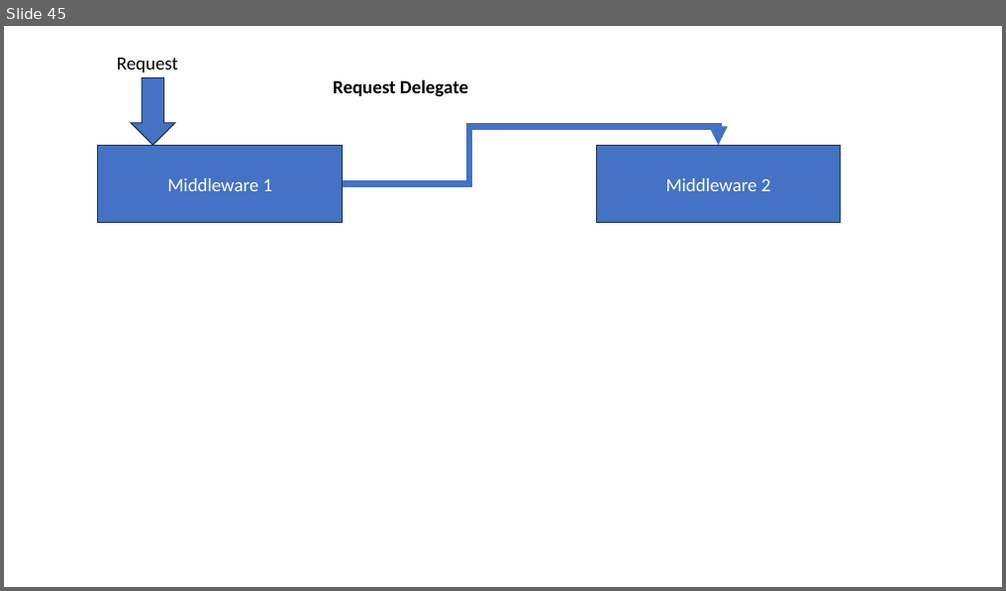
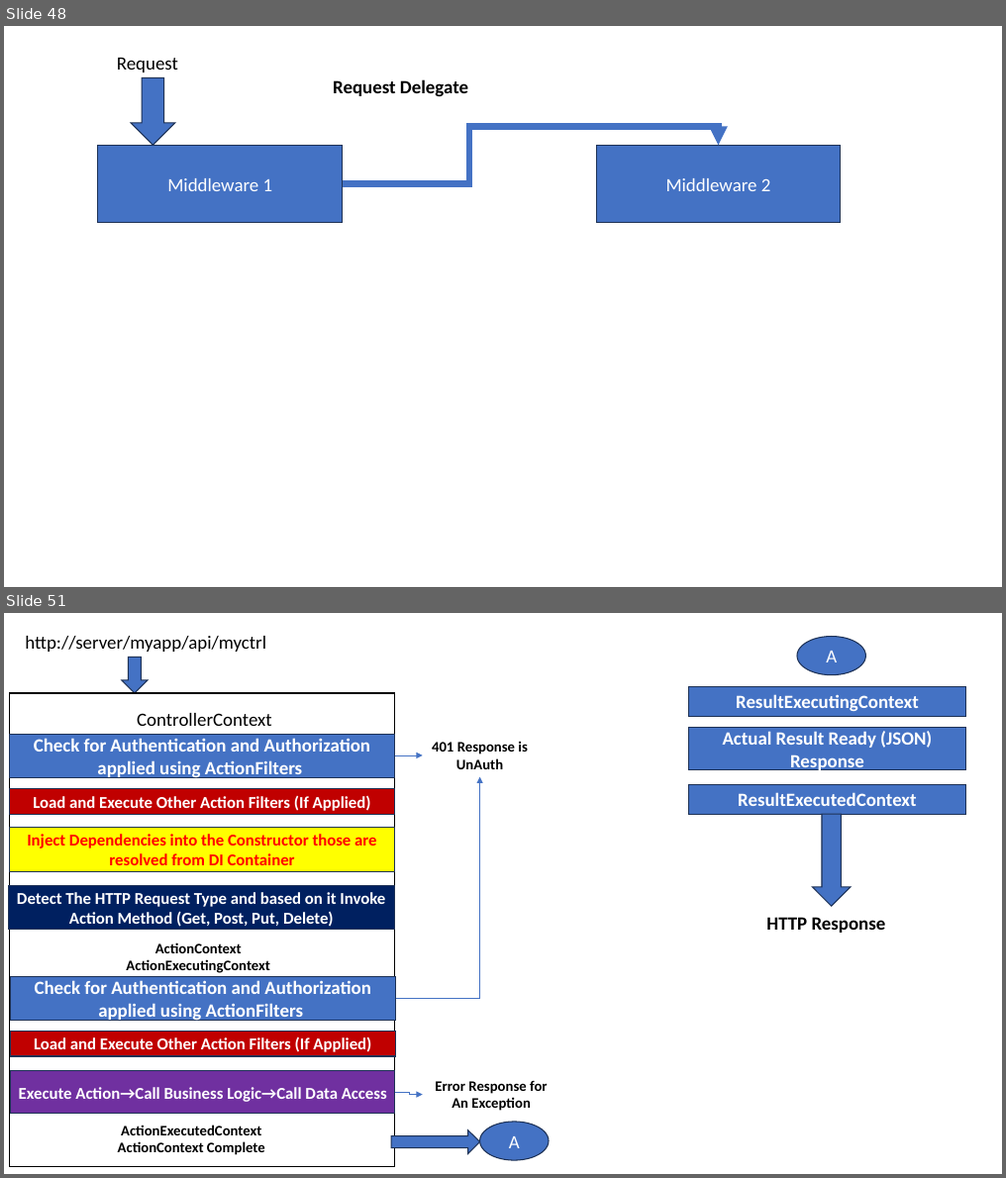
Before and after one commit to maheshsabnis/capita_sept_2023_Oct, a slide deck: Images.pptx. Shown one above the other, each under a label of ours: slide 45 before the commit, slides 48 and 51 after it; the slides between them are not shown. The pictures are 1006x591 and 1006x1178 pixels, drawn with LibreOffice and Linux fonts; fonts in the diff are those of the drawing. Boxes give left, top, right and bottom in pixels: in the first picture for what was removed or moved away, otherwise in the second. Text is boxed around its words. In the diff, an @@ line names an element or a change of style, - is before the commit and + after.

```diff
--- a/Images.pptx
+++ b/Images.pptx
@@ slide 51 added at (x1=4, y1=613, x2=1002, y2=1174), background #FFFFFF @@
@@ text added at (x1=25, y1=636, x2=266, y2=652), 18 pt, text #000000 @@
+http://server/myapp/api/myctrl
@@ ellipse added at (x1=798, y1=636, x2=866, y2=675), fill #4472C4, outline #1E3256 1 pt, 18 pt, text #FFFFFF @@
+A
@@ down arrow added at (x1=122, y1=658, x2=148, y2=693), fill #4472C4, outline #1E3256 1 pt @@
@@ rectangle added at (x1=9, y1=693, x2=395, y2=1166), fill #FFFFFF, outline #000000 1 pt @@
@@ rectangle added at (x1=688, y1=686, x2=966, y2=716), fill #4472C4, outline #1E3256 1 pt, 18 pt, text #FFFFFF, bold @@
+ResultExecutingContext
@@ text added at (x1=137, y1=713, x2=272, y2=726), 18 pt, text #000000 @@
+ControllerContext
@@ rectangle added at (x1=688, y1=728, x2=966, y2=770), fill #4472C4, outline #1E3256 1 pt, 18 pt, text #FFFFFF, bold @@
+Actual Result Ready (JSON) Response
@@ rectangle added at (x1=9, y1=735, x2=395, y2=778), fill #4472C4, outline #1E3256 1 pt, 18 pt, text #FFFFFF, bold @@
+Check for Authentication and Authorization applied using ActionFilters
@@ elbow arrow added from (395, 756) to (423, 756), #4472C4 0.5 pt @@
@@ text added at (x1=432, y1=741, x2=527, y2=769), 14 pt, text #000000, bold @@
+401 Response is UnAuth
@@ rectangle added at (x1=9, y1=789, x2=395, y2=814), fill #C00000, outline #1E3256 1 pt, 16 pt, text #FFFFFF, bold @@
+Load and Execute Other Action Filters (If Applied)
@@ elbow arrow added from (395, 998) to (480, 777), #4472C4 0.5 pt @@
@@ rectangle added at (x1=688, y1=784, x2=966, y2=814), fill #4472C4, outline #1E3256 1 pt, 18 pt, text #FFFFFF, bold @@
+ResultExecutedContext
@@ down arrow added at (x1=813, y1=814, x2=850, y2=906), fill #4472C4, outline #1E3256 1 pt @@
@@ rectangle added at (x1=9, y1=828, x2=395, y2=872), fill #FFFF00, outline #1E3256 1 pt, 16 pt, text #FF0000, bold @@
+Inject Dependencies into the Constructor those are resolved from DI Container
@@ rectangle added at (x1=9, y1=885, x2=394, y2=930), fill #002060, outline #1E3256 1 pt, 16 pt, text #FFFFFF, bold @@
+Detect The HTTP Request Type and based on it Invoke Action Method (Get, Post, Put, Delete)
@@ text added at (x1=766, y1=917, x2=886, y2=933), 18 pt, text #000000, bold @@
+HTTP Response
@@ text added at (x1=126, y1=943, x2=270, y2=973), 14 pt, text #000000, bold @@
+ActionContext
+ActionExecutingContext
@@ rectangle added at (x1=10, y1=977, x2=395, y2=1021), fill #4472C4, outline #1E3256 1 pt, 18 pt, text #FFFFFF, bold @@
+Check for Authentication and Authorization applied using ActionFilters
@@ rectangle added at (x1=10, y1=1032, x2=395, y2=1057), fill #C00000, outline #1E3256 1 pt, 16 pt, text #FFFFFF, bold @@
+Load and Execute Other Action Filters (If Applied)
@@ rectangle added at (x1=11, y1=1071, x2=395, y2=1114), fill #7030A0, outline #1E3256 1 pt, 16 pt, text #FFFFFF, bold @@
+Execute Action→Call Business Logic→Call Data Access
@@ text added at (x1=435, y1=1080, x2=548, y2=1111), 14 pt, text #000000, bold @@
+Error Response for An Exception
@@ elbow arrow added from (395, 1093) to (423, 1095), #4472C4 0.5 pt @@
@@ text added at (x1=118, y1=1125, x2=265, y2=1156), 14 pt, text #000000, bold @@
+ActionExecutedContext
+ActionContext Complete
@@ right arrow added at (x1=391, y1=1131, x2=479, y2=1155), fill #4472C4, outline #1E3256 1 pt @@
@@ ellipse added at (x1=480, y1=1122, x2=549, y2=1161), fill #4472C4, outline #1E3256 1 pt, 18 pt, text #FFFFFF @@
+A
@@ what was slide 45 is now slide 48 @@
```
Also in this commit, not shown: 7 other slides added, 13 other files.
